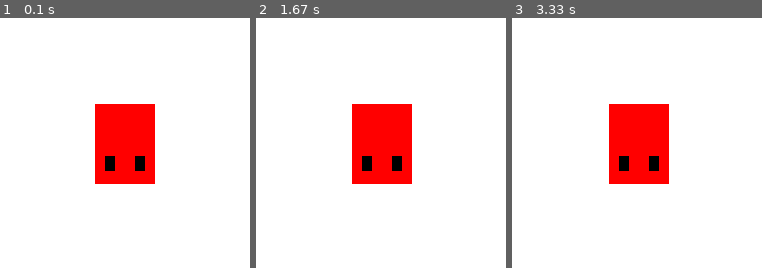
Above: before the commit, frames 1-3 (left to right).
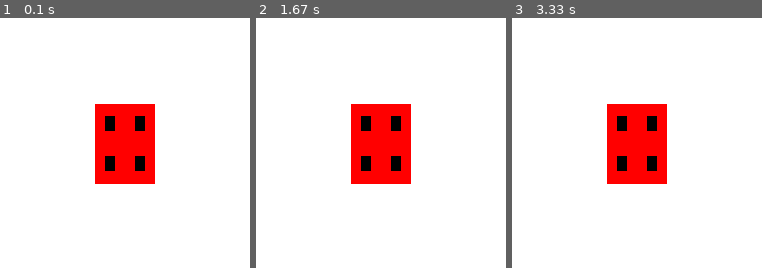
Above: after the commit, the same moments.

Repository: KhalidOwlWalid/vehicle_sim
Game: pygame game, started from theory/pygame_kbm.py
Same seed, same stepped clock (60 frames per second), same inputs: the game is played once before the commit and once after it.
Inputs:
- Up to frame 1 (0.1 s): no input
- Up to frame 2 (1.67 s): no input
- Up to frame 3 (3.33 s): no input
The pictures show only the part of the screen within x 25-75%, y 25-75%; the shares and areas given below are measured in that part.

The runs differ from the first frame. In frame 1, 0.5% of the frame differs, in the area x 42-58%, y 39-46%; in frame 2, 0.8%; in frame 3, 1.2%, in the area x 38-63%, y 34-67%.

Commit message:
feature: Add stupid wheel

Diff:
--- a/theory/pygame_kbm.py
+++ b/theory/pygame_kbm.py
@@ -49,6 +49,21 @@
         """
         pygame.draw.rect(self.surf, color=Color.black(), rect=pygame.Rect(self.cog[0] + reflect * self.CHASSIS_WIDTH/4, self.cog[1] + self.CHASSIS_LENGTH/4, self.WHEEL_WIDTH, self.WHEEL_DIAMETER))
 
+    def draw_front_wheel(self, reflect: int=1) -> tuple[int]:
+        """
+        reflect (1,-1) where 1 is for right side, and -1 for left side
+        """
+        pygame.draw.rect(self.surf, color=Color.black(), rect=pygame.Rect(self.cog[0] + reflect * self.CHASSIS_WIDTH/4, self.cog[1] - self.CHASSIS_LENGTH/4, self.WHEEL_WIDTH, self.WHEEL_DIAMETER))
+
+    # def draw_front_wheel(self):
+
+    #     p1 = (self.cog[0]  - self.WHEEL_WIDTH/2 - self.CHASSIS_WIDTH/4, self.cog[1]  + self.WHEEL_DIAMETER/2 - self.CHASSIS_LENGTH/4)
+    #     p2 = (self.cog[0]  + self.WHEEL_WIDTH/2, self.cog[1]  + self.WHEEL_DIAMETER/2)
+    #     p3 = (self.cog[0]  + self.WHEEL_WIDTH/2, self.cog[1]  - self.WHEEL_DIAMETER/2)
+    #     p4 = (self.cog[0]  - self.WHEEL_WIDTH/2, self.cog[1]  - self.WHEEL_DIAMETER/2)
+
+    #     pygame.draw.polygon(self.surf, color=Color.black(), points=(p1,p2,p3,p4))
+
 pygame.init()
 
 # Set up the drawing window
@@ -82,11 +97,12 @@
     for entity in entities:
         entity.draw_rear_wheel(reflect=1)
         entity.draw_rear_wheel(reflect=-1)
+        entity.draw_front_wheel(reflect=1)
+        entity.draw_front_wheel(reflect=-1)
         screen.blit(entity.surf, (entity.xc, entity.yc))
     # Fill the background with white
 
     # Flip the display
-    car.xc += 0.01
     pygame.display.flip()
 
 # Done! Time to quit.
